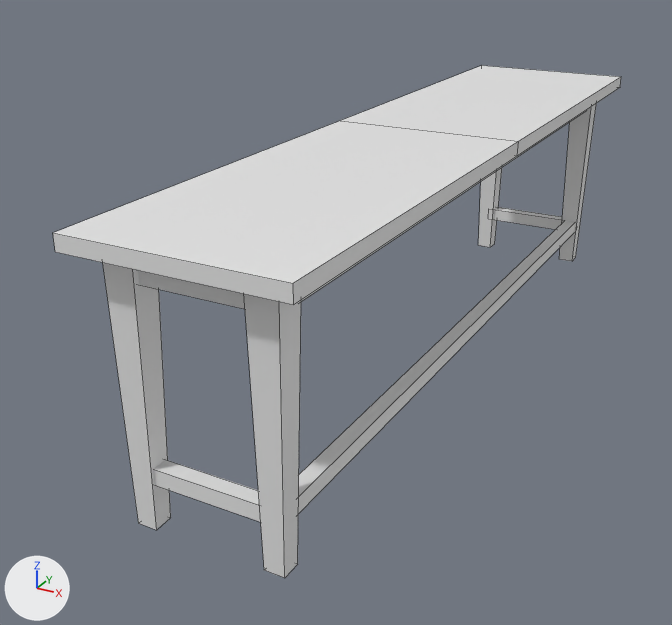
The FBX model UE/Geometry/Blockout/Table_Blockout_02.fbx, before and after one commit.
The view is the same before and after, from a 50 mm camera at (1.33, -3.1, 1.65) aimed at (-0.23, -0.26, 0.23). The axes (+X, +Y, +Z) are drawn at lower left. The lights are the same throughout. Mesh edges are drawn as thin lines.

Objects in the first picture: 'Table_Blockout_02'.
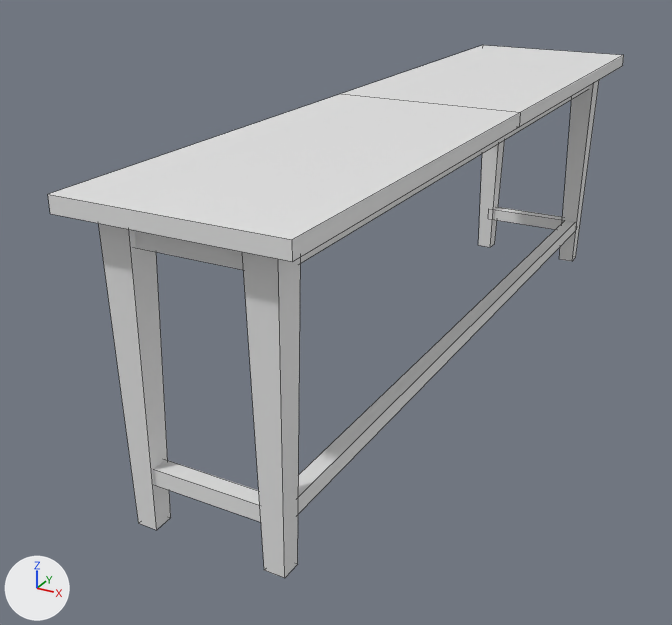
Changed parts and their boxes [x1, y1, x2, y2] in the pictures (672 x 625 px; the box of a moved part takes in the faces that stretch with it):
'Table_Blockout_02', reshaped
    before: [53, 66, 621, 578]
    after: [48, 45, 624, 578]
part 1 of me_cube_007, moved or reshaped
    before: [53, 66, 621, 305]
    after: [48, 45, 624, 262]
part 2 of me_cube_007, moved or reshaped
    before: [301, 110, 587, 302]
    after: [300, 86, 590, 264]
part 3 of me_cube_007, moved or reshaped
    before: [138, 270, 245, 309]
    after: [134, 230, 243, 270]
part 4 of me_cube_007, moved or reshaped
    before: [478, 103, 597, 261]
    after: [478, 80, 599, 261]
part 5 of me_cube_007, moved or reshaped
    before: [103, 263, 301, 578]
    after: [98, 223, 300, 578]

The change in detail:
me_cube_007 has 100 vertices, 54 faces and spans x -0.35..0.35, y -1.5..1.5, z 0.0..0.9.
me_cube_007 is used by ob_table_blockout_02; location (0.0, 0.0, 0.0).
Before the commit, vertices of me_cube_007: 9 (-0.27, 1.33, 0.87), 11 (-0.27, 1.43, 0.87), 13 (-0.17, 1.33, 0.87), 15 (-0.17, 1.43, 0.87), 17 (0.27, 1.33, 0.87).
Before the commit, vertices of me_cube_007: 19 (0.27, 1.43, 0.87), 21 (0.17, 1.33, 0.87), 23 (0.17, 1.43, 0.87).
Before the commit, vertices of me_cube_007: 29 (-0.27, -1.33, 0.87), 31 (-0.27, -1.43, 0.87), 33 (-0.17, -1.33, 0.87), 35 (-0.17, -1.43, 0.87), 37 (0.27, -1.33, 0.87).
Before the commit, vertices of me_cube_007: 39 (0.27, -1.43, 0.87), 41 (0.17, -1.33, 0.87), 43 (0.17, -1.43, 0.87).
me_cube_007 part 1: the loose piece of 12 vertices spanning x -0.35..0.35, y -1.5..1.5, z 0.85..0.9 is moved by (0.0, 0.0, 0.1).
me_cube_007 part 2: the loose piece of 8 vertices spanning x 0.19..0.25, y -1.4..1.4, z 0.76..0.86 is moved by (0.0, 0.0, 0.1).
me_cube_007 part 3: the loose piece of 8 vertices spanning x -0.23..0.23, y -1.41..-1.35, z 0.76..0.86 is moved by (0.0, 0.0, 0.1).
Part 4, on me_cube_007:
Vertices 9, 11, 13, 15, 17, 19, 21, 23 of me_cube_007 move by (0.0, 0.0, 0.1).
Part 5, on me_cube_007:
Vertices 29, 31, 33, 35, 37, 39, 41, 43 of me_cube_007 move by (0.0, 0.0, 0.1).
